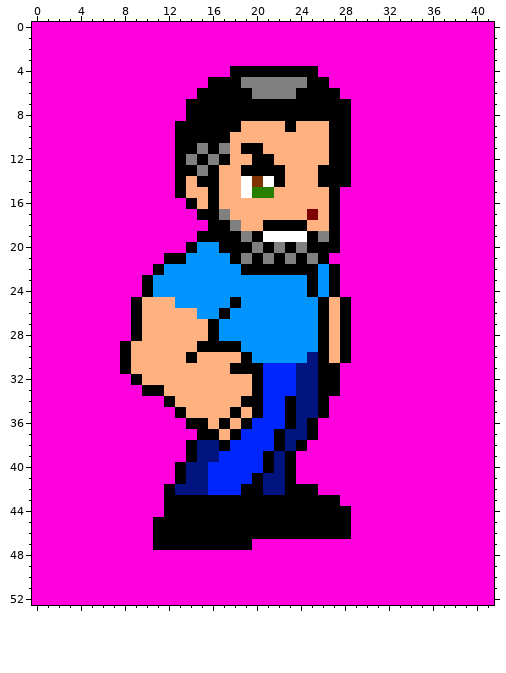
One commit to this pixel-art sprite: chars/mb2/sprites/victory_0.png. The picture above is the old version.
The file is 42x53 pixels.
After the commit:
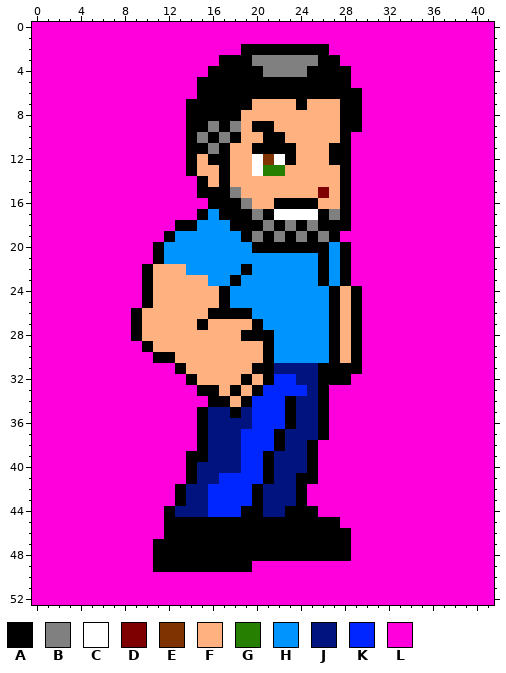
Palette (. is transparent): A #000000  B #808080  C #ffffff  D #7f0000  E #7f3300  F #ffb27f  G #267f00  H #0094ff  J #00137f  K #0026ff  L #ff00dc
From old to new:
@@ x 6..31 @@
  1 LLLLLLLLLLLLLLLLLLLLLLLLLL
- 2 LLLLLLLLLLLLLLLLLLLLLLLLLL
- 3 LLLLLLLLLLLLLLLLLLLLLLLLLL
- 4 LLLLLLLLLLLLAAAAAAAALLLLLL
- 5 LLLLLLLLLLAAABBBBBBAALLLLL
- 6 LLLLLLLLLAAAAABBBBAAAALLLL
- 7 LLLLLLLLAAAAAAAAAAAAAAALLL
- 8 LLLLLLLLAAAAAAAAAAAAAAALLL
- 9 LLLLLLLAAAAAAFFFFAFFFAALLL
-10 LLLLLLLAAAAAFFFFFFFFFAALLL
-11 LLLLLLLAABABFAAFFFFFFAALLL
-12 LLLLLLLABABAFFAAFFFFFAALLL
-13 LLLLLLLAABAFFAAAAFFFAAALLL
-14 LLLLLLLAFAAFFCECAFFFAAALLL
-15 LLLLLLLAFFAFFCGGFFFFFALLLL
-16 LLLLLLLLAFAFFFFFFFFFFALLLL
-17 LLLLLLLLLAABFFFFFFFDFALLLL
-18 LLLLLLLLLLAABFFAAAAFFALLLL
-19 LLLLLLLLLAAAABACCCCABALLLL
-20 LLLLLLLLAHHAAABABABAAALLLL
-21 LLLLLLAAHHHHABABABABALLLLL
-22 LLLLLAHHHHHHHAAAAAAAHALLLL
-23 LLLLAHHHHHHHHHHHHHHAHALLLL
-24 LLLLAHHHHHHHHHHHHHHAHALLLL
-25 LLLAFFFHHHHHAHHHHHHHAFALLL
-26 LLLAFFFFFHHAHHHHHHHHAFALLL
-27 LLLAFFFFFFAHHHHHHHHHAFALLL
-28 LLLAFFFFFFAHHHHHHHHHAFALLL
-29 LLAFFFFFFAAAAHHHHHHHAFALLL
-30 LLAFFFFFAFFFFAHHHHHJAFALLL
-31 LLAFFFFFFFFFAAAKKKJJAALLLL
-32 LLLAFFFFFFFFFFAKKKJJAALLLL
-33 LLLLAAFFFFFFFFAKKKJJAALLLL
-34 LLLLLLAFFFFFFAAKKAJJALLLLL
-35 LLLLLLLAFFFFAFAKKAJJALLLLL
-36 LLLLLLLLAAFAFAKKKAJALLLLLL
-37 LLLLLLLLLAAFAKKKAJJALLLLLL
-38 LLLLLLLLAJJAKKKKAJALLLLLLL
-39 LLLLLLLLAJJKKKKAJALLLLLLLL
-40 LLLLLLLAJJKKKKKAJALLLLLLLL
-41 LLLLLLLAJJKKKKAJJALLLLLLLL
-42 LLLLLLAJJJKKKAAJJAAALLLLLL
-43 LLLLLLAAAAAAAAAAAAAAAALLLL
-44 LLLLLLAAAAAAAAAAAAAAAAALLL
-45 LLLLLAAAAAAAAAAAAAAAAAALLL
-46 LLLLLAAAAAAAAAAAAAAAAAALLL
-47 LLLLLAAAAAAAAALLLLLLLLLLLL
-48 LLLLLLLLLLLLLLLLLLLLLLLLLL
-49 LLLLLLLLLLLLLLLLLLLLLLLLLL
+ 2 LLLLLLLLLLLLLAAAAAAAALLLLL
+ 3 LLLLLLLLLLLAAABBBBBBAALLLL
+ 4 LLLLLLLLLLAAAAABBBBAAAALLL
+ 5 LLLLLLLLLAAAAAAAAAAAAAALLL
+ 6 LLLLLLLLLAAAAAAAAAAAAAAALL
+ 7 LLLLLLLLAAAAAAFFFFAFFFAALL
+ 8 LLLLLLLLAAAAAFFFFFFFFFAALL
+ 9 LLLLLLLLAABABFAAFFFFFFAALL
+10 LLLLLLLLABABAFFAAFFFFFALLL
+11 LLLLLLLLAABAFFAAAAFFFAALLL
+12 LLLLLLLLAFAAFFCECAFFFAALLL
+13 LLLLLLLLAFFAFFCGGFFFFFALLL
+14 LLLLLLLLLAFAFFFFFFFFFFALLL
+15 LLLLLLLLLAAABFFFFFFFDFALLL
+16 LLLLLLLLLLAAABFFAAAAFFALLL
+17 LLLLLLLLLAHAAABACCCCABALLL
+18 LLLLLLLAAHHHAAABABABAAALLL
+19 LLLLLLAHHHHHHABABABABALLLL
+20 LLLLLAHHHHHHHHAAAAAAAHALLL
+21 LLLLLAHHHHHHHHHHHHHHAHALLL
+22 LLLLAFFFHHHHHAHHHHHHAHALLL
+23 LLLLAFFFFFHHAHHHHHHHAHALLL
+24 LLLLAFFFFFFAHHHHHHHHHAFALL
+25 LLLLAFFFFFFAHHHHHHHHHAFALL
+26 LLLAFFFFFFAAAAHHHHHHHAFALL
+27 LLLAFFFFFAFFFFAHHHHHHAFALL
+28 LLLAFFFFFFFFFAAAHHHHHAFALL
+29 LLLLAFFFFFFFFFFAHHHHHAFALL
+30 LLLLLAAFFFFFFFFAHHHHHAFALL
+31 LLLLLLLAFFFFFFAAJJJJAAAALL
+32 LLLLLLLLAFFFFAFAKKJJAAALLL
+33 LLLLLLLLLAAFAFAKKKKJALLLLL
+34 LLLLLLLLLLAAFAKKKAJJALLLLL
+35 LLLLLLLLLAJJAJKKKAJJALLLLL
+36 LLLLLLLLLAJJJJKKKAJJALLLLL
+37 LLLLLLLLLAJJJKKKAJJJALLLLL
+38 LLLLLLLLLAJJJKKKAJJALLLLLL
+39 LLLLLLLLAAJJJKKAJJJALLLLLL
+40 LLLLLLLLAJJJJKKAJJJALLLLLL
+41 LLLLLLLLAJJKKKKAJJAALLLLLL
+42 LLLLLLLAJJKKKKAJJJALLLLLLL
+43 LLLLLLLAJJKKKKAJJJALLLLLLL
+44 LLLLLLAJJJKKKAAJJAAALLLLLL
+45 LLLLLLAAAAAAAAAAAAAAAALLLL
+46 LLLLLLAAAAAAAAAAAAAAAAALLL
+47 LLLLLAAAAAAAAAAAAAAAAAALLL
+48 LLLLLAAAAAAAAAAAAAAAAAALLL
+49 LLLLLAAAAAAAAALLLLLLLLLLLL
 50 LLLLLLLLLLLLLLLLLLLLLLLLLL
Pixel boxes of the changes (left, top, right, bottom) in both pictures:
changed: (120, 44, 362, 572)
